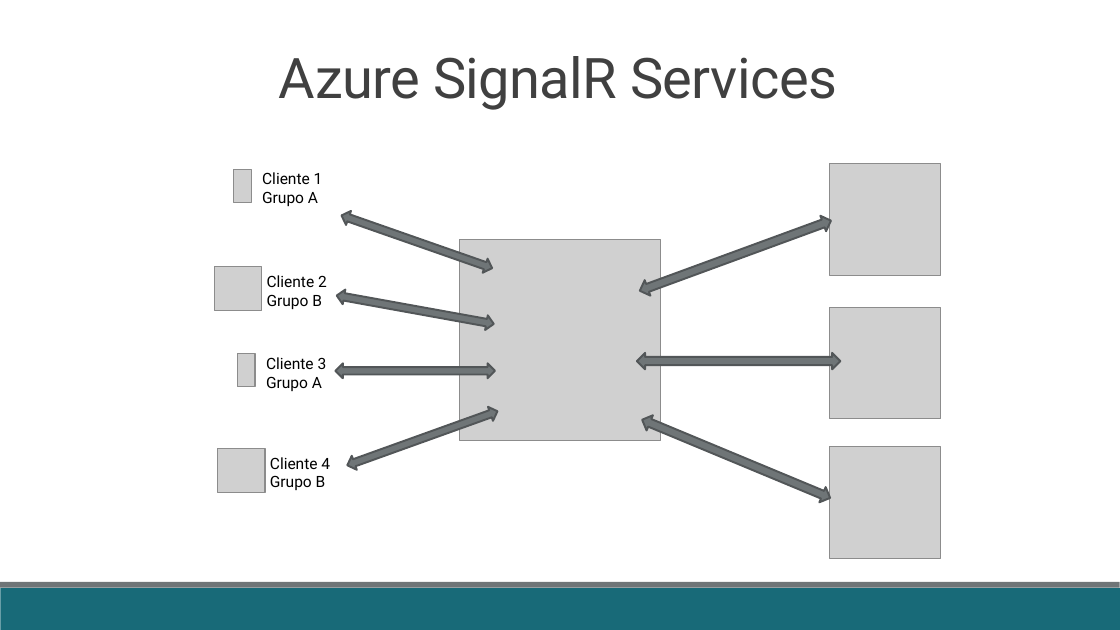
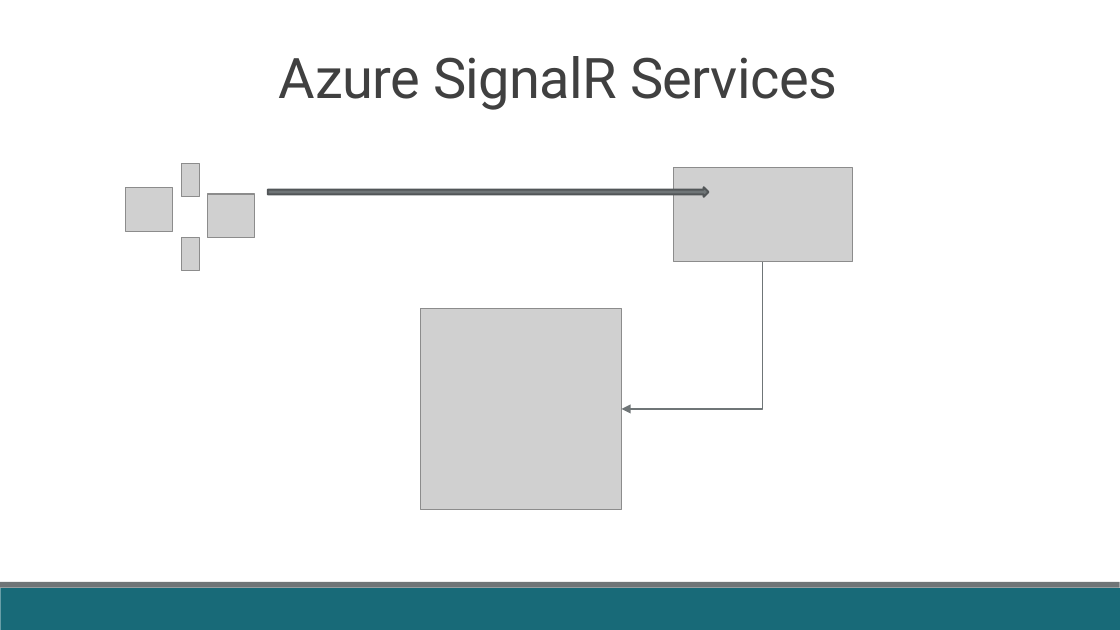
Before and after one commit to fabricioveronez/SignalR_Exemplos, a slide deck: slide 17 of docs/Apresentacao.pptx. Drawn at 1120x630 pixels with LibreOffice and Linux fonts; fonts in the diff are those of the drawing; grey boxes stand for pictures. Boxes give left, top, right and bottom in pixels: in the first picture for what was removed or moved away, otherwise in the second. Text is boxed around its words. In the diff, an @@ line names an element or a change of style, - is before the commit and + after.

```diff
--- a/docs/Apresentacao.pptx
+++ b/docs/Apresentacao.pptx
@@ picture: place and size @@
-picture at (233,169,251,203)
+picture at (181,164,199,197)
@@ text removed at (262,172,323,206) @@
-Cliente 1
-Grupo A
@@ picture added at (673,168,852,262) @@
@@ picture removed at (829,164,940,274) @@
@@ picture: place and size @@
-picture at (217,449,265,493)
+picture at (125,187,174,231)
@@ picture: place and size @@
-picture at (214,267,262,310)
+picture at (207,194,255,237)
@@ right arrow added at (268,187,708,197), fill #6F7577, outline #525758 1.25 pt @@
@@ left right arrow removed at (339,208,495,275) @@
@@ picture: place and size @@
-picture at (237,354,255,388)
+picture at (181,237,199,271)
@@ left right arrow removed at (637,213,834,299) @@
@@ elbow arrow added from (763, 262) to (622, 409), #6F7577 1 pt @@
@@ text removed at (267,275,327,309) @@
-Cliente 2
-Grupo B
@@ left right arrow removed at (336,288,496,331) @@
@@ picture: place and size @@
-picture at (459,240,660,440)
+picture at (420,308,620,508)
@@ picture removed at (829,308,940,419) @@
@@ text removed at (266,357,327,391) @@
-Cliente 3
-Grupo A
@@ left right arrow removed at (637,353,841,370) @@
@@ left right arrow removed at (335,363,495,377) @@
@@ left right arrow removed at (345,405,501,472) @@
@@ left right arrow removed at (639,412,833,506) @@
@@ picture removed at (829,447,940,558) @@
@@ text removed at (270,457,330,490) @@
-Cliente 4
-Grupo B
```
Also in this commit, not shown: 1 other slide changed, 5 other files.
